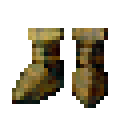
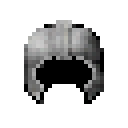
Two versions of the same layered image (128x128). Layer-by-layer changes:
added group "Iron" with 7 layers above "Bismuthbronze" over <box>12,20,108,108</box>
added layer "Layer 8" (linear burn) in group "Iron" over <box>12,20,108,108</box>
added group "Pieces" (1st of 4, in "Iron") with 4 layers in group "Iron" over <box>12,20,108,108</box>
added layer "Layer 3" (1st of 4, in "Iron" › "Pieces") in group "Pieces" over <box>24,20,104,104</box>
moved "Bismuth ovleray" into group "Bismuthbronze" over <box>12,20,108,108</box>
moved "Layer 7" into group "Bismuthbronze" over <box>12,20,108,108</box>
moved "Pieces" (2nd of 4, in "Bismuthbronze") into group "Bismuthbronze" over <box>12,20,108,108</box>
moved "Layer 6" into group "Bronze" over <box>12,20,108,108</box>
moved "Layer 5" into group "Copper" over <box>12,20,108,108</box>
